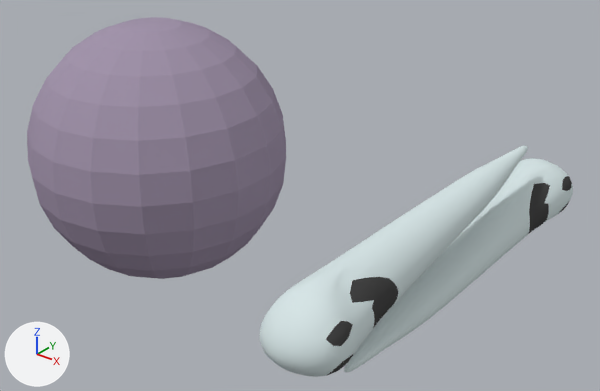
Renders of the Blender file Art/3Dmodels/Characters/Fylgja/FylgjaRigged.blend from each side of a commit.
Before and after are seen from a 50 mm lens placed at (399.0, -348.0, 217.0), pointed at (107.0, 18.0, -10.0). Arrows for +X, +Y and +Z are at lower left; the lights stay in place. Objects named as collision shapes, trigger or cutter boxes, shadow casters or lower levels of detail are left out.

Names of what the first picture shows: 'Fylgja', 'Lyssa'.
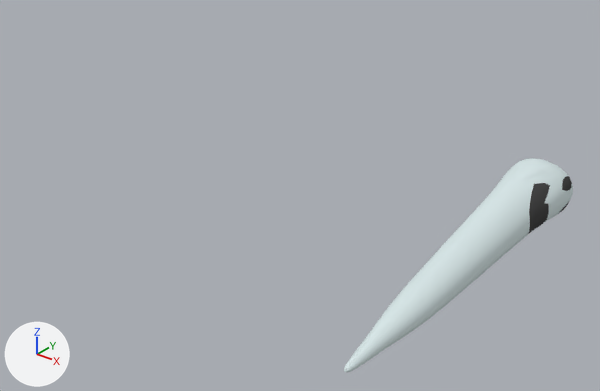
What differs and where, as boxes (x1, y1, x2, y2) in the pictures (600 x 391 px):
'Lyssa', hidden
    before: (27, 17, 286, 279)
'Fylgja', reshaped (27% narrower, 7% shorter)
    before: (259, 146, 573, 377)
    after: (344, 158, 573, 372)
part 1 of me_sphere_001, deleted
    before: (259, 146, 528, 377)

The change in detail:
me_sphere_001 has 398 vertices, 426 faces and spans x 198.0..241.0, y -140.0..140.0, z -30.0..34.0.
me_sphere_001 is used by ob_fylgja; location (0.0, 0.0, 0.0).
me_sphere_001 part 1: the loose piece of 199 vertices spanning x 198.0..241.0, y -140.0..91.0, z -9.0..34.0 is deleted.
Object 'Lyssa' (ob_lyssa) is now hidden.
